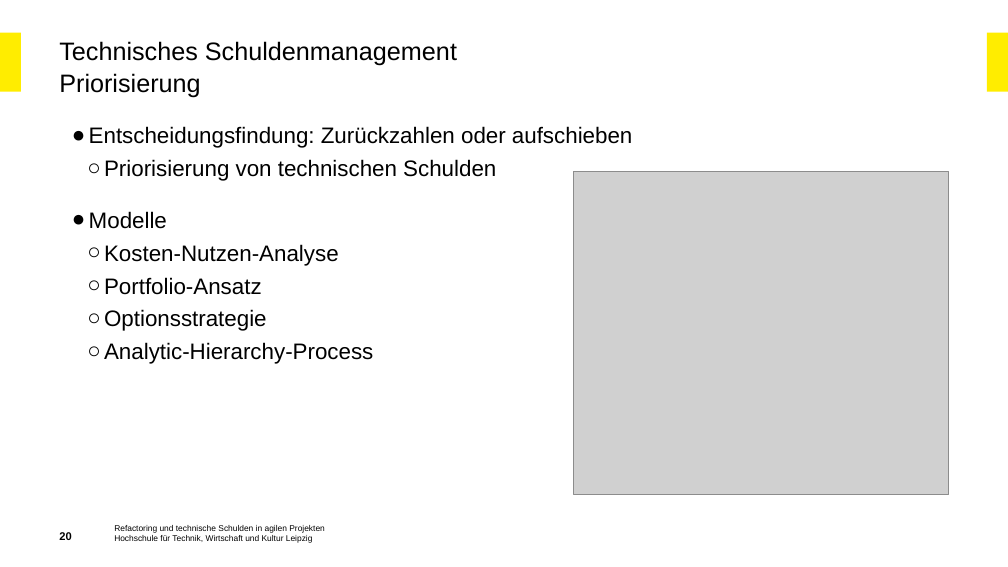
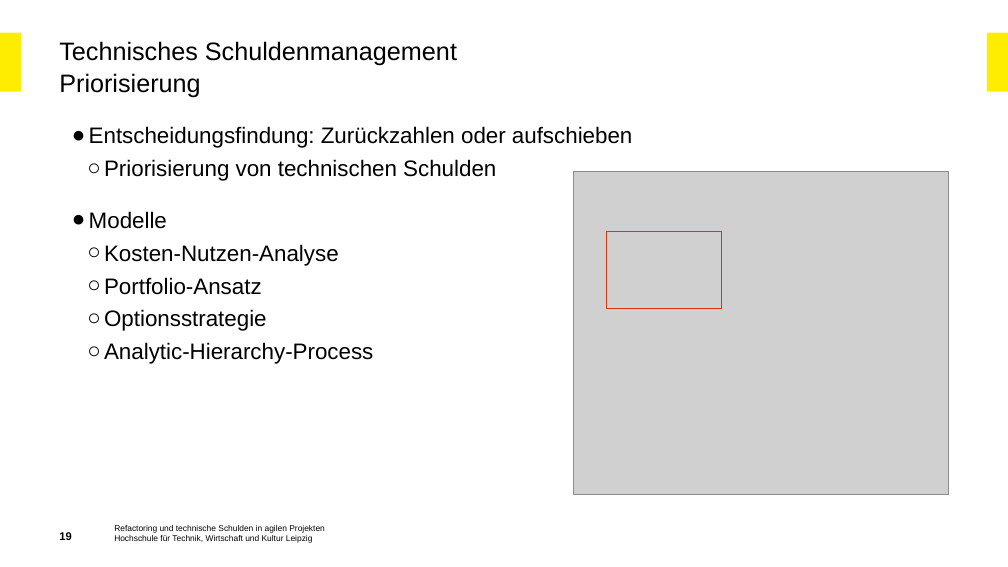
Before and after one commit to Beleg-03-Technische-Schulden/Abgabe, a slide deck: slide 19 of Beleg-03_Präsentation.pptx (slide 20 before the commit). Drawn at 1008x567 pixels with LibreOffice and Linux fonts; fonts in the diff are those of the drawing; grey boxes stand for pictures; background and template pictures are left out. Boxes give left, top, right and bottom in pixels: in the first picture for what was removed or moved away, otherwise in the second. Text is boxed around its words. In the diff, an @@ line names an element or a change of style, - is before the commit and + after.

```diff
--- a/Beleg-03_Präsentation.pptx
+++ b/Beleg-03_Präsentation.pptx
@@ rectangle added at (x1=606, y1=232, x2=722, y2=308), outline #E53009 0.75 pt @@
@@ page number at (x1=59, y1=532, x2=71, y2=540): text changed @@
-20
+19
```
Also in this commit, not shown: 13 other slides changed, 1 slide added, 2 slides removed.
